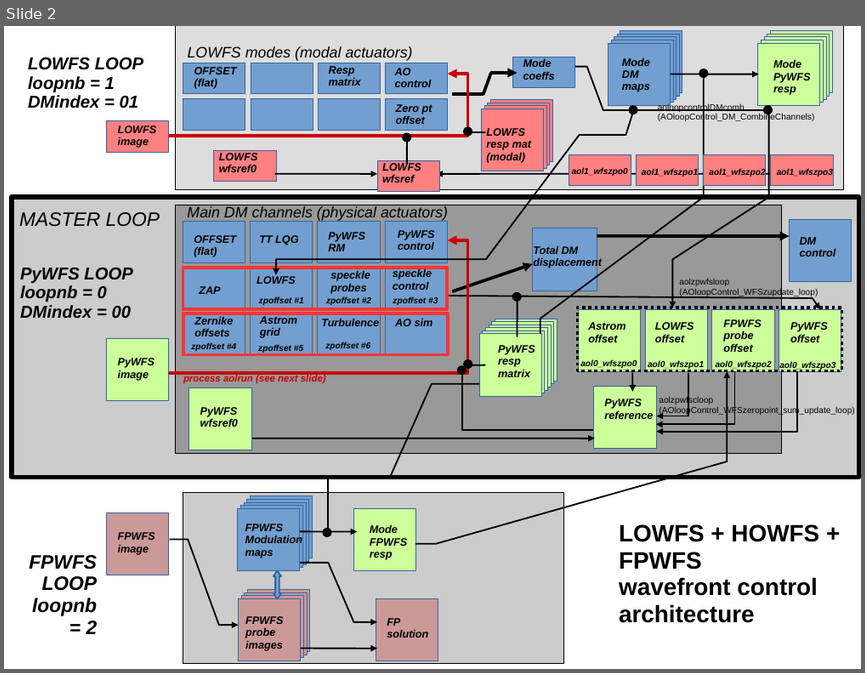
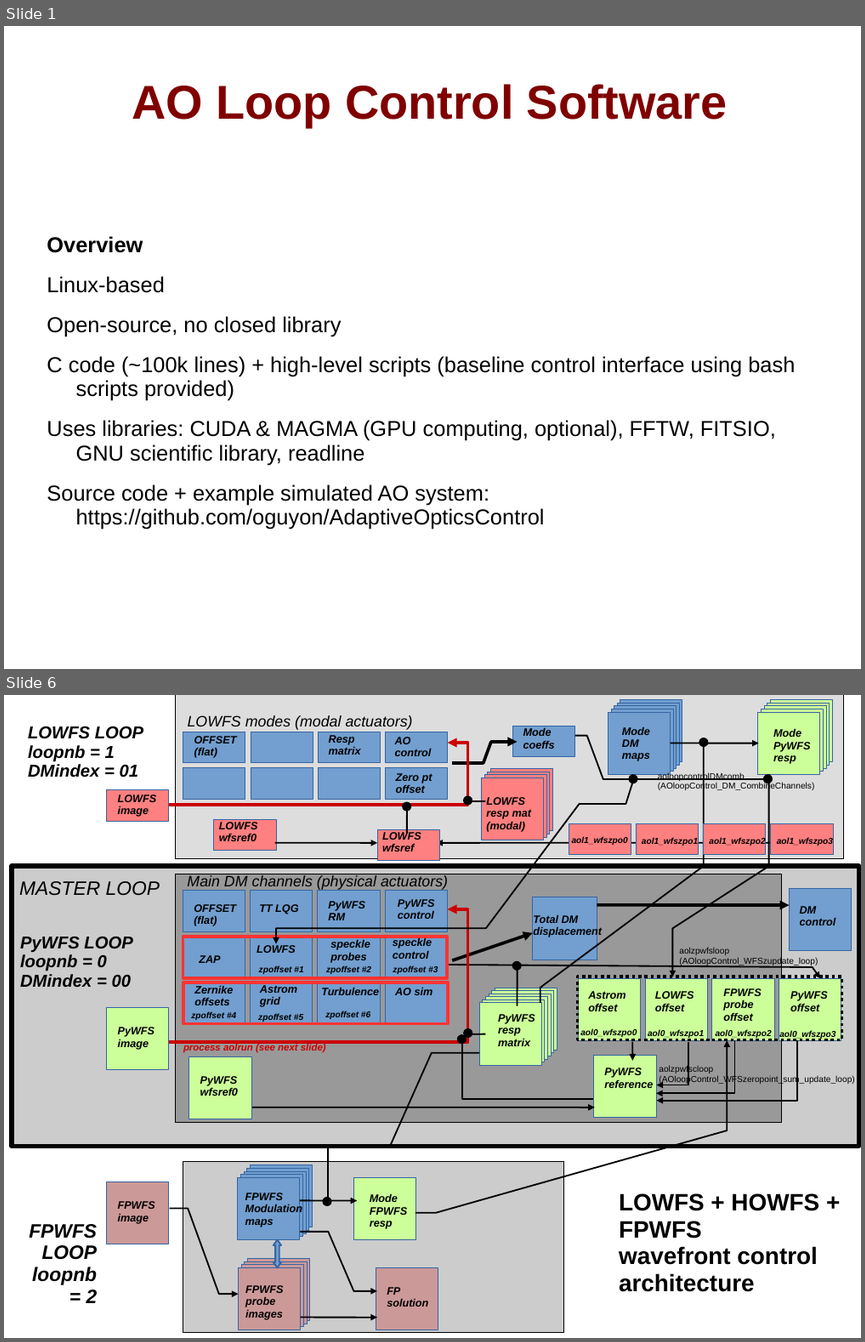
Before and after one commit to oguyon/Cfits, a slide deck: src/AOloopControl/doc/AOloopControl_figs.ppt. Shown one above the other, each under a label of ours: slide 2 before the commit, slides 1 and 6 after it; the slides between them are not shown. The pictures are 865x673 and 865x1342 pixels, drawn with LibreOffice and Linux fonts; fonts in the diff are those of the drawing. Boxes give left, top, right and bottom in pixels: in the first picture for what was removed or moved away, otherwise in the second. Text is boxed around its words. In the diff, an @@ line names an element or a change of style, - is before the commit and + after.

```diff
--- a/src/AOloopControl/doc/AOloopControl_figs.ppt
+++ b/src/AOloopControl/doc/AOloopControl_figs.ppt
@@ slide 1 added at [4,26,861,669], background #FFFFFF @@
@@ title added at [132,84,727,127], 44 pt, text #800000, bold @@
+AO Loop Control Software
@@ text added at [46,236,794,529], 20 pt, text #000000 @@
+Overview
+Linux-based
+Open-source, no closed library
+C code (~100k lines) + high-level scripts (baseline control interface using bash scripts provided)
+Uses libraries: CUDA & MAGMA (GPU computing, optional), FFTW, FITSIO, GNU scientific library, readline
+Source code + example simulated AO system: https://github.com/oguyon/AdaptiveOpticsControl
@@ what was slide 2 is now slide 6 @@
```
Also in this commit, not shown: 2 slides changed, 3 other slides added.
